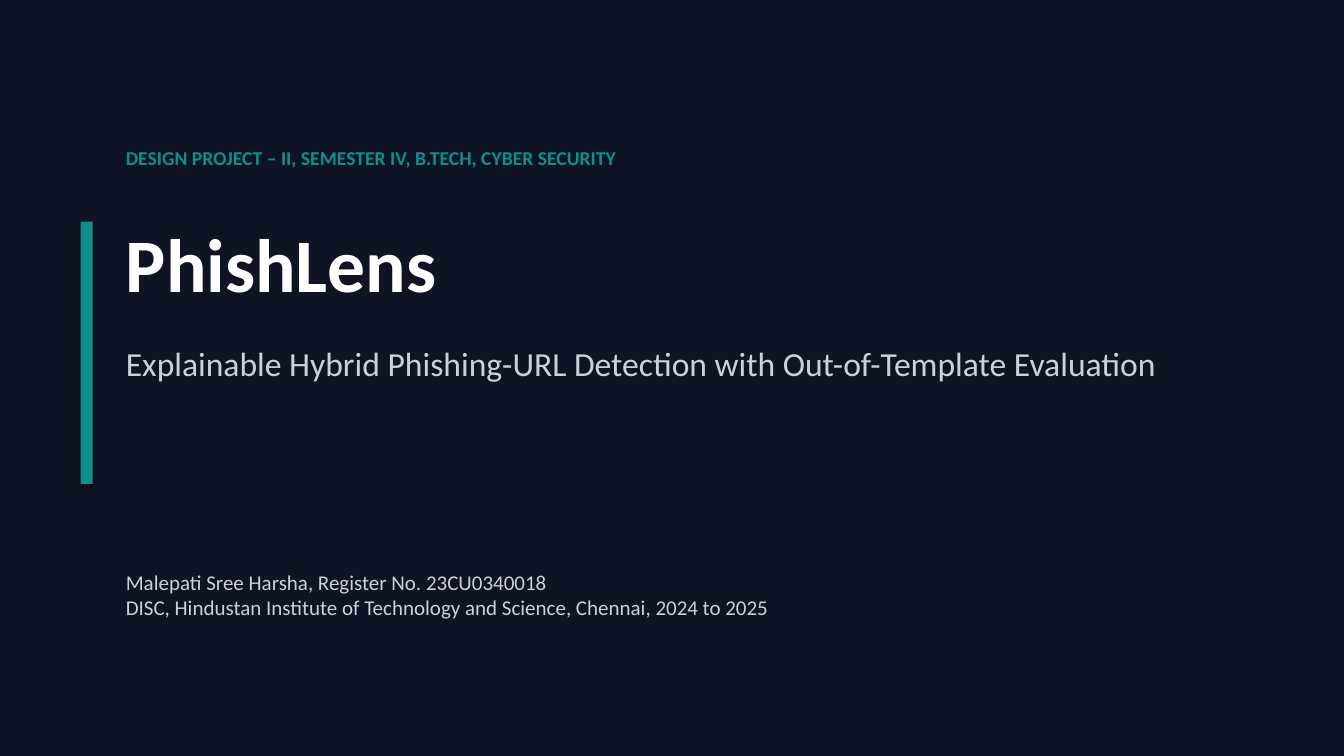
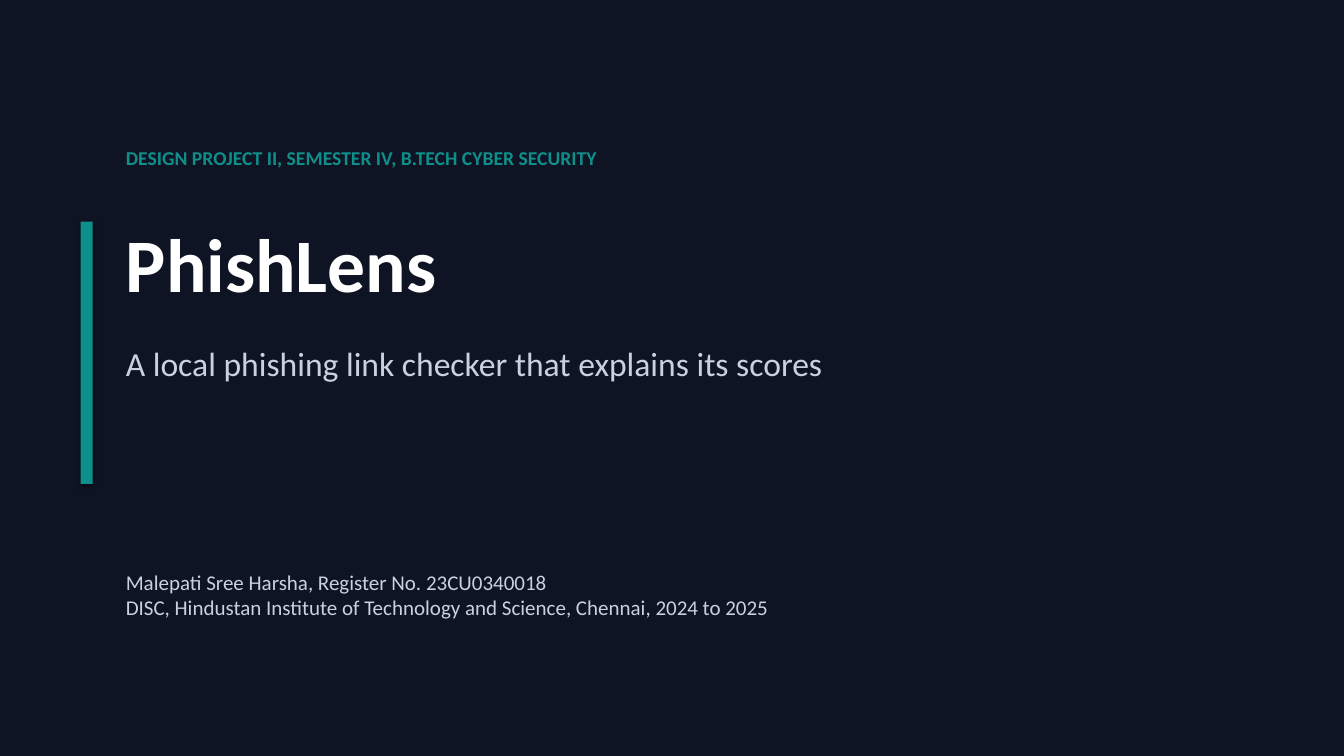
Before and after one commit to harshacreate/PhishLens, a slide deck: slide 1 of report/PhishLens_Presentation.pptx. Drawn at 1344x756 pixels with LibreOffice and Linux fonts; fonts in the diff are those of the drawing. Boxes give left, top, right and bottom in pixels: in the first picture for what was removed or moved away, otherwise in the second. Text is boxed around its words. In the diff, an @@ line names an element or a change of style, - is before the commit and + after.

```diff
--- a/report/PhishLens_Presentation.pptx
+++ b/report/PhishLens_Presentation.pptx
@@ text at [126,152,597,167]: text changed @@
-DESIGN PROJECT – II, SEMESTER IV, B.TECH, CYBER SECURITY
+DESIGN PROJECT II, SEMESTER IV, B.TECH CYBER SECURITY
@@ text at [126,352,822,382]: text changed @@
-Explainable Hybrid Phishing-URL Detection with Out-of-Template Evaluation
+A local phishing link checker that explains its scores
```
Also in this commit, not shown: 12 other slides changed, 16 other files.
